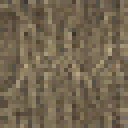
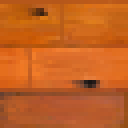
Revision of a layered (128, 128) image; what changed, layer by layer:
added group "FirPlanks" with 1 layers above "AcaciaPlanks" over left=0, top=0, right=128, bottom=128
added layer "Layer 7" in group "FirPlanks" over left=0, top=0, right=128, bottom=128
added group "AcaciaPlanks" with 2 layers above "AcaciaWood" over left=0, top=0, right=128, bottom=128
added layer "Layer 6" in group "AcaciaPlanks" over left=0, top=0, right=128, bottom=128
added layer "Layer 5" in group "AcaciaPlanks" over left=0, top=0, right=128, bottom=128
hid "Layer 4" over left=0, top=0, right=128, bottom=128
